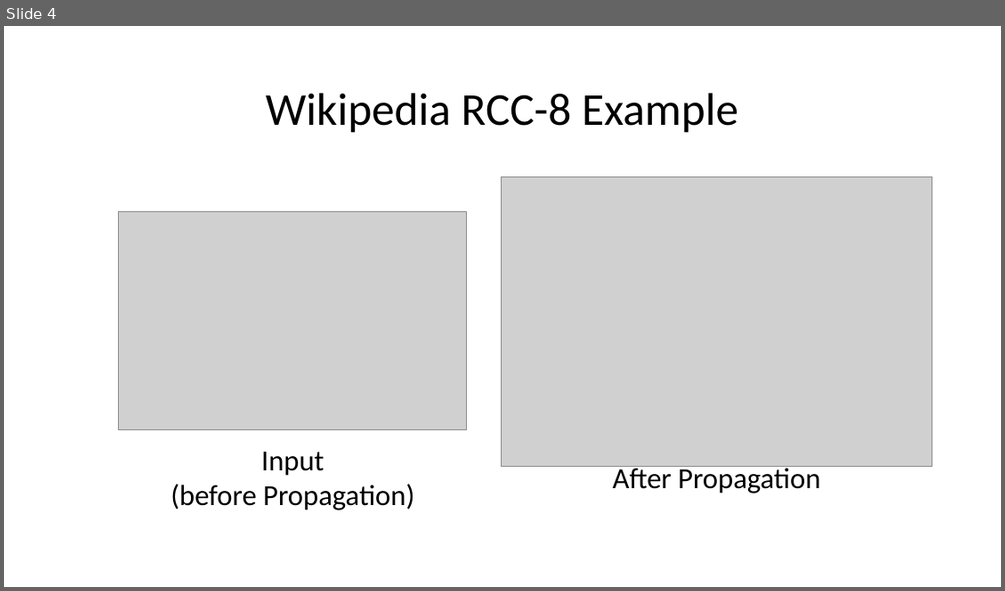
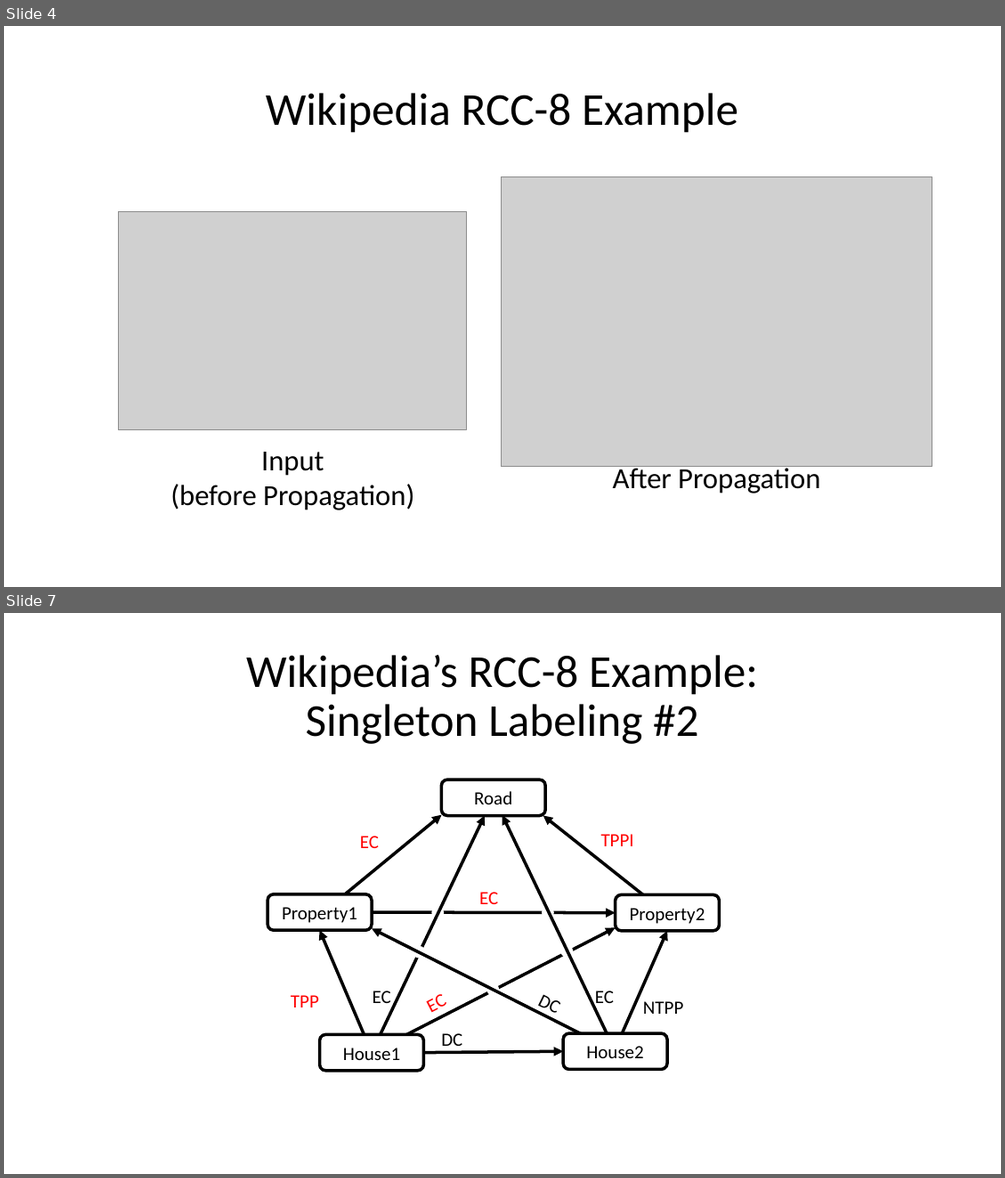
Before and after one commit to alreich/qualreas, a slide deck: Misc/wikipedia_rcc8_figure.pptx. Shown one above the other, each under a label of ours: slide 4 before the commit, slides 4 and 7 after it; the slides between them are not shown. The pictures are 1005x591 and 1005x1178 pixels, drawn with LibreOffice and Linux fonts; fonts in the diff are those of the drawing; grey boxes stand for pictures. Boxes give left, top, right and bottom in pixels: in the first picture for what was removed or moved away, otherwise in the second. Text is boxed around its words. In the diff, an @@ line names an element or a change of style, - is before the commit and + after.

Commit message:
Created figs for each singleton labeling

```diff
--- a/Misc/wikipedia_rcc8_figure.pptx
+++ b/Misc/wikipedia_rcc8_figure.pptx
@@ slide 7 added at bbox=[4, 613, 1001, 1174], background #FFFFFF @@
@@ title added at bbox=[246, 655, 758, 744], 44 pt, text #000000 @@
+Wikipedia’s RCC-8 Example:
+Singleton Labeling #2
@@ group added at bbox=[268, 779, 719, 1070]: 10 arrows, 10 texts, 5 rounded rectangles, 5 ellipses @@
+Road
+DC
+TPP
+EC
+EC
+EC
+NTPP
+EC
+DC
+EC
+TPPI
+Property1
+Property2
+House1
+House2
```
Also in this commit, not shown: 10 other slides added, 9 other files.
